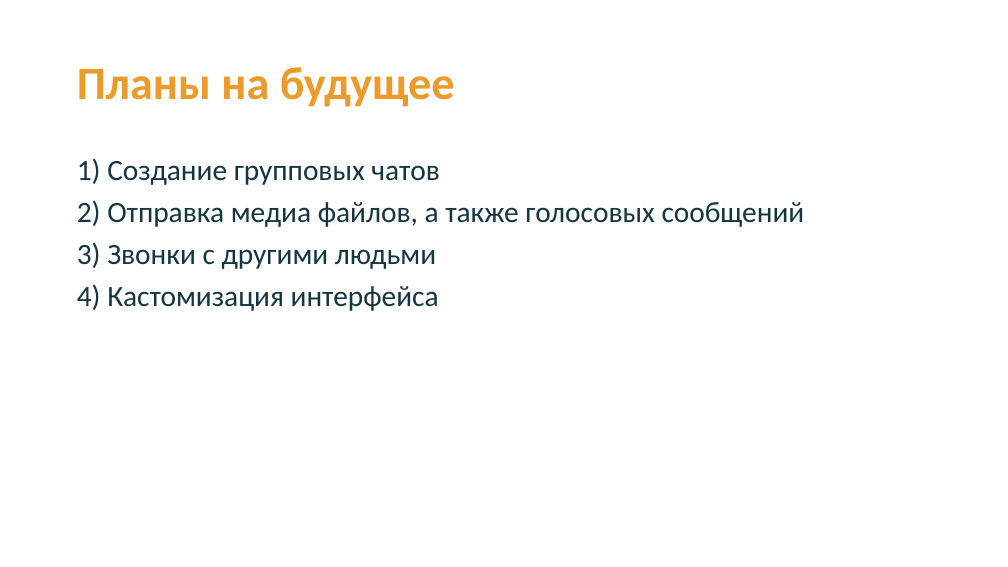
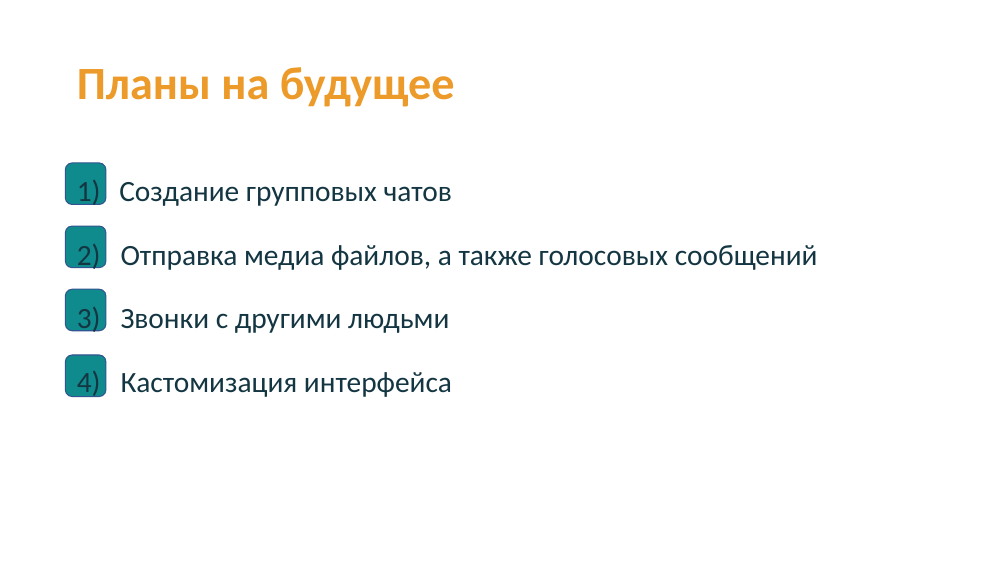
Before and after one commit to Nak1i1/Naki, a slide deck: slide 8 of Мессенджер Naki.pptx. Drawn at 1008x567 pixels with LibreOffice and Linux fonts; fonts in the diff are those of the drawing. Boxes give left, top, right and bottom in pixels: in the first picture for what was removed or moved away, otherwise in the second. Text is boxed around its words. In the diff, an @@ line names an element or a change of style, - is before the commit and + after.

```diff
--- a/Мессенджер Naki.pptx
+++ b/Мессенджер Naki.pptx
@@ rounded rectangle added at bbox=[65, 163, 106, 205], fill #0F8B8D, outline #325491 1 pt @@
@@ text at bbox=[119, 182, 452, 206]: text changed @@
-1) Создание групповых чатов
+1) Создание групповых чатов
@@ rounded rectangle added at bbox=[65, 226, 106, 268], fill #0F8B8D, outline #325491 1 pt @@
@@ text at bbox=[77, 244, 818, 399]: line spacing 0.9 to 1.5 @@
@@ rounded rectangle added at bbox=[65, 290, 106, 331], fill #0F8B8D, outline #325491 1 pt @@
@@ rounded rectangle added at bbox=[65, 355, 106, 397], fill #0F8B8D, outline #325491 1 pt @@
```
Also in this commit, not shown: 4 other slides changed, 1 other file.
